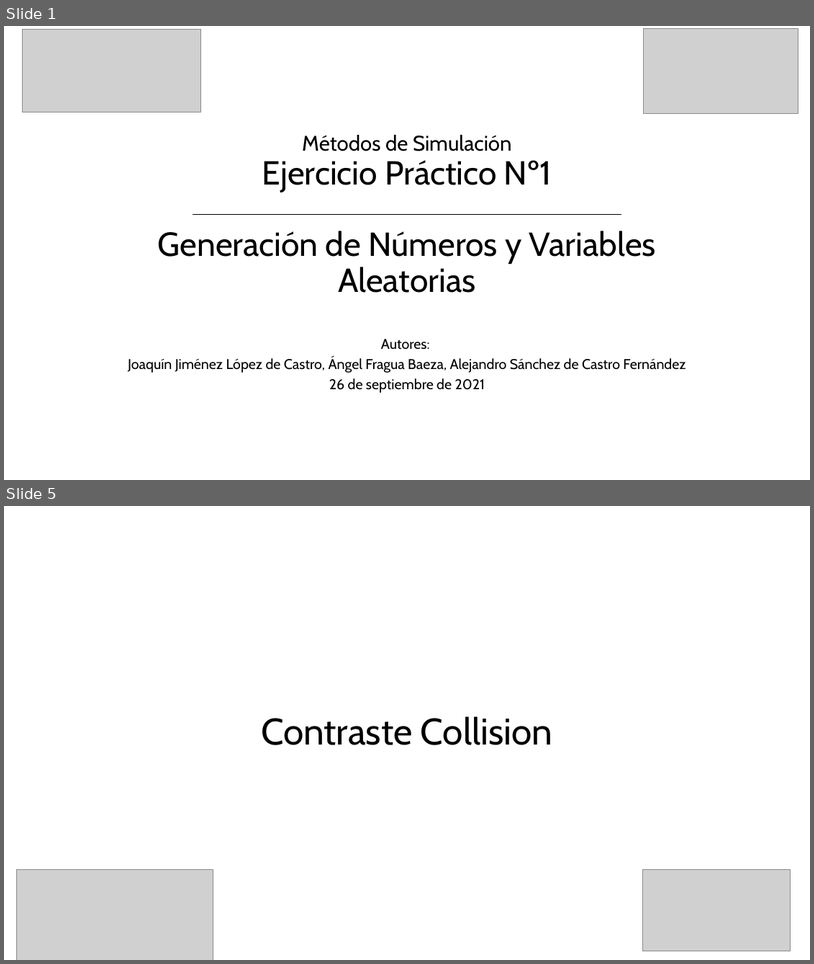
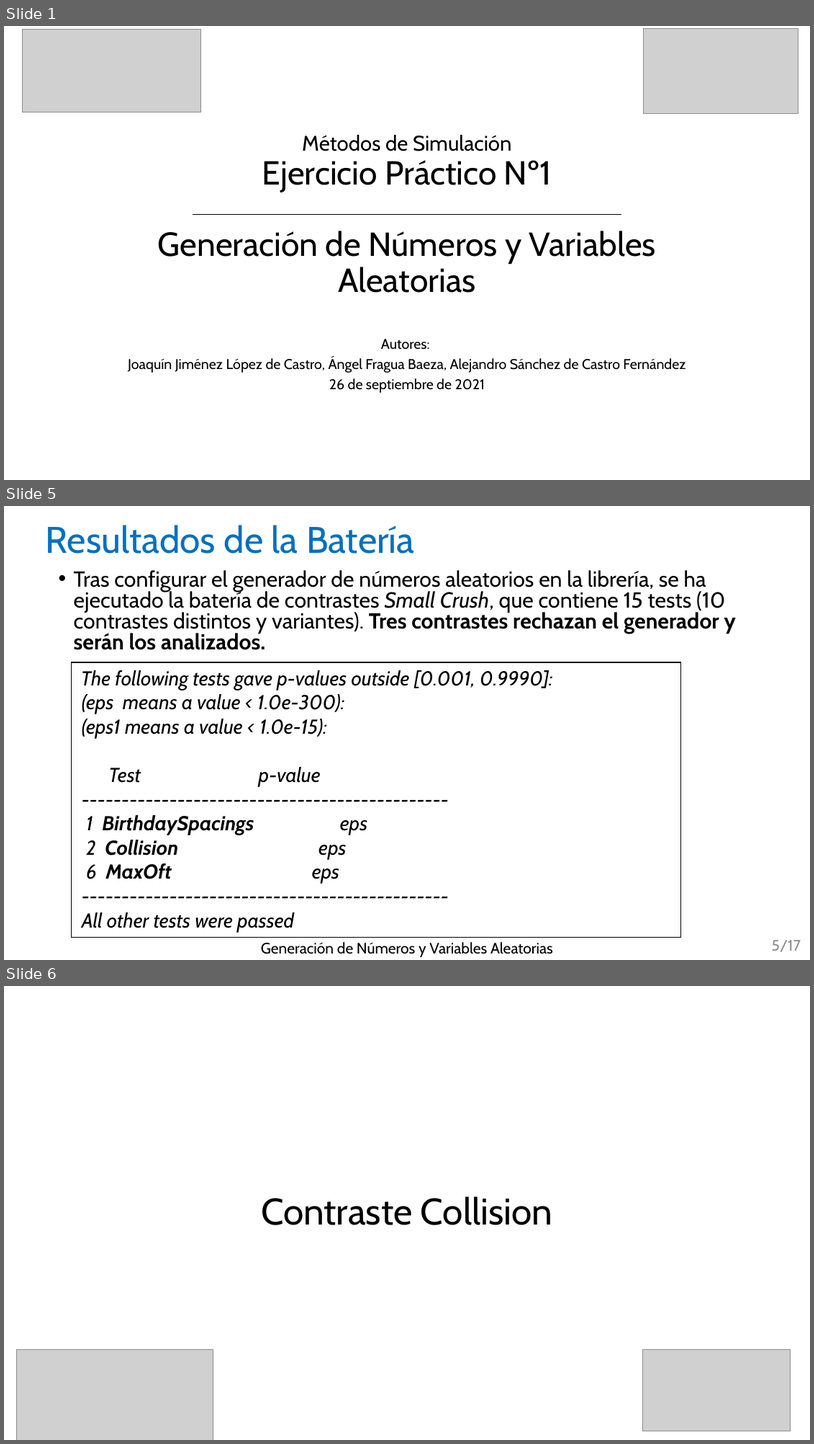
Before and after one commit to aanxel/MetodosDeSimulacion, a slide deck: Practica1/memoria/PresentacionEjercicio1.pptx. Shown one above the other, each under a label of ours: slides 1 and 5 before the commit, slides 1, 5 and 6 after it; the slides between them are not shown. The pictures are 814x964 and 814x1444 pixels, drawn with LibreOffice and Linux fonts; fonts in the diff are those of the drawing; grey boxes stand for pictures. Boxes give left, top, right and bottom in pixels: in the first picture for what was removed or moved away, otherwise in the second. Text is boxed around its words. In the diff, an @@ line names an element or a change of style, - is before the commit and + after.

```diff
--- a/Practica1/memoria/PresentacionEjercicio1.pptx
+++ b/Practica1/memoria/PresentacionEjercicio1.pptx
@@ slide 5 added at <box>4,506,810,960</box>, background #FFFFFF @@
@@ title added at <box>46,525,414,554</box>, 44 pt, text #0070C0 @@
+Resultados de la Batería
@@ text added at <box>74,570,736,650</box>, 25.9 pt, text #000000 @@
+• Tras configurar el generador de números aleatorios en la librería, se ha ejecutado la batería de contrastes Small Crush, que contiene 15 tests (10 contrastes distintos y variantes). Tres contrastes rechazan el generador y serán los analizados.
@@ rectangle added at <box>71,662,682,937</box>, fill #FFFFFF, outline #000000 1 pt, 24 pt, text #000000, italic @@
+The following tests gave p-values outside [0.001, 0.9990]:
+(eps means a value < 1.0e-300):
+(eps1 means a value < 1.0e-15):
+Test p-value
+----------------------------------------------
+1 BirthdaySpacings eps
+2 Collision eps
+6 MaxOft eps
+----------------------------------------------
+All other tests were passed
@@ text added at <box>261,942,553,957</box>, 18 pt, text #000000 @@
+Generación de Números y Variables Aleatorias
@@ page number added at <box>772,939,801,952</box>, 18 pt, text #8C8C8C @@
+5/17
@@ what was slide 5 is now slide 6 @@
```
Also in this commit, not shown: 5 slides changed, 2 other slides added, 1 slide removed, 37 other files.
